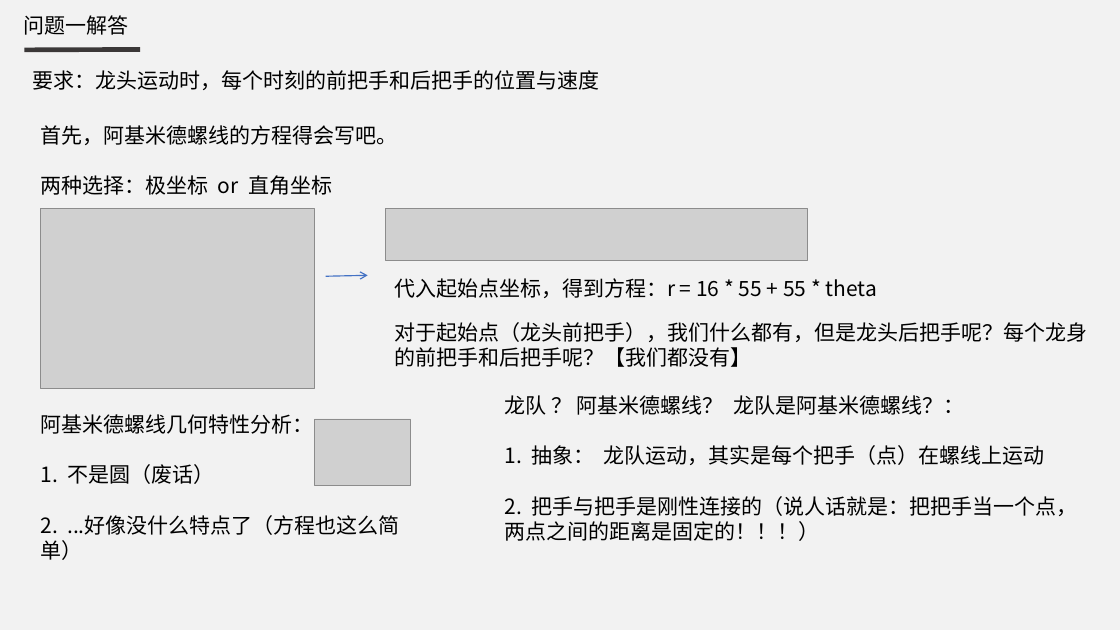
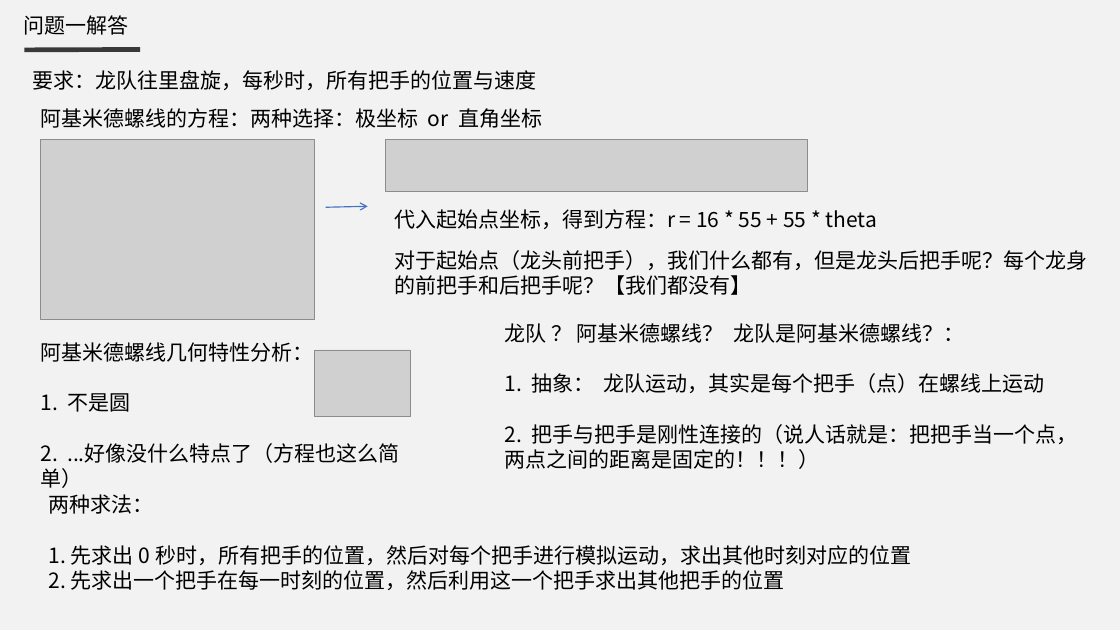
Before and after one commit to tanrun0/school_homework_code, a slide deck: slide 6 of 大数据导论/2024年国赛A题/2024国赛A题.pptx. Drawn at 1120x630 pixels with LibreOffice and Linux fonts; fonts in the diff are those of the drawing; grey boxes stand for pictures. Boxes give left, top, right and bottom in pixels: in the first picture for what was removed or moved away, otherwise in the second. Text is boxed around its words. In the diff, an @@ line names an element or a change of style, - is before the commit and + after.

```diff
--- a/大数据导论/2024年国赛A题/2024国赛A题.pptx
+++ b/大数据导论/2024年国赛A题/2024国赛A题.pptx
@@ text at (33, 70, 537, 90): text changed @@
-要求：龙头运动时，每个时刻的前把手和后把手的位置与速度
+要求：龙队往里盘旋，每秒时，所有把手的位置与速度
@@ text at (40, 108, 542, 128): text changed @@
-首先，阿基米德螺线的方程得会写吧。
-两种选择：极坐标 or 直角坐标
+阿基米德螺线的方程：两种选择：极坐标 or 直角坐标
@@ 3 pictures, 2 texts, 1 arrow: place and size @@
-3 pictures, 2 texts, 1 arrow at (40, 208, 1087, 486)
+3 pictures, 2 texts, 1 arrow at (40, 139, 1087, 417)
@@ text "龙队 ？ 阿基米德螺线？ 龙队是阿基米德螺线？：": place and size @@
-text "龙队 ？ 阿基米德螺线？ 龙队是阿基米德螺线？：" at (504, 395, 1077, 541)
+text "龙队 ？ 阿基米德螺线？ 龙队是阿基米德螺线？：" at (504, 323, 1077, 469)
@@ text "阿基米德螺线几何特性分析：": place and size @@
-text "阿基米德螺线几何特性分析：" at (40, 414, 400, 560)
+text "阿基米德螺线几何特性分析：" at (40, 342, 400, 488)
@@ text at (40, 393, 130, 412): text changed @@
-1. 不是圆（废话）
+1. 不是圆
@@ text added at (49, 494, 911, 590), 18 pt, text #000000 @@
+两种求法：
+1. 先求出 0 秒时，所有把手的位置，然后对每个把手进行模拟运动，求出其他时刻对应的位置
+2. 先求出一个把手在每一时刻的位置，然后利用这一个把手求出其他把手的位置
```
Also in this commit, not shown: 9 other slides changed.
